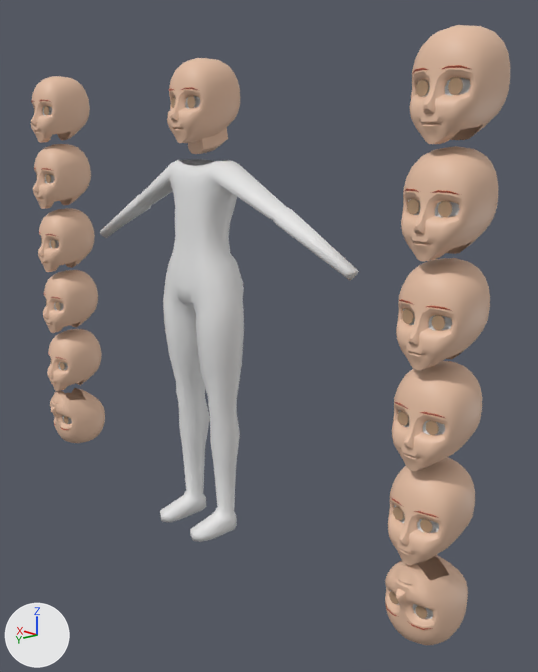
The Blender file meshes/GL.blend: old version first, new version second.
Camera for both pictures: a 50 mm camera at (-27.2, 21.4, 18.4) aimed at (-2.4, -1.8, 9.5). Every picture has the same lights, and +X, +Y and +Z are marked at lower left.

Names of what the first picture shows: 'Cube', 'head'.
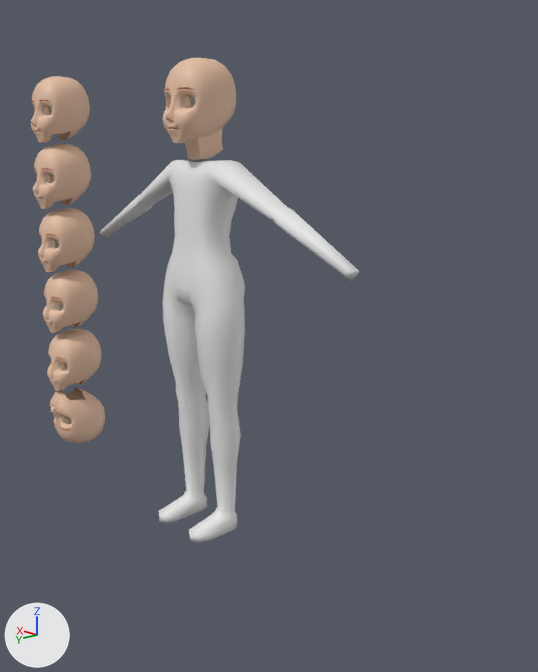
What differs and where, as boxes [x1, y1, x2, y2] in the pictures (538 x 672 px; the box of a moved part takes in the faces that stretch with it):
'head', reshaped, modifiers changed (57% narrower, 38% shorter): before [31, 25, 510, 645]; after [31, 58, 236, 443]
part 1 of me_cube, added: after [183, 95, 191, 108]
part 2 of me_cube, moved or reshaped: before [169, 87, 198, 91]; after [176, 87, 194, 90]
part 3 of me_cube, moved or reshaped: before [167, 58, 240, 154]; after [163, 58, 236, 160]

What the commit changed:
me_cube is used by ob_head; location (0.0, 0.0, 0.0).
me_cube had 4582 vertices, 4473 faces and spanned x -1.3..14.4, y -1.7..1.9, z 0.0..21.9.
me_cube now has 4934 vertices, 4834 faces and spans x -1.3..14.4, y -1.7..2.0, z 0.0..21.9.
me_cube part 1: the loose piece of 49 vertices spanning x -0.9..-0.4, y 1.1, z 19.7..20.3 is copied, and the copy is moved by (0.0, 0.2, 0.0); it spans x -0.9..-0.4, y 1.3..1.4, z 19.7..20.3.
me_cube part 2: the loose piece of 8 vertices spanning x -1.1..-0.2, y 1.0..1.3, z 20.4..20.6 is moved by (0.0, 0.2, 0.0).
me_cube part 3: 4 vertices moved from x -0.9..-0.6, y 1.0..1.1, z 19.7..20.0 to x -0.9..-0.6, y 1.0..1.2, z 19.7..20.0; 377 vertices removed from x -1.3..0.0, y -1.7..1.7, z 17.8..21.9; 623 vertices added at x -1.3..1.3, y -1.5..2.0, z 17.6..21.9.
Object 'head' (ob_head) loses its MIRROR modifier named 'Mirror'.
